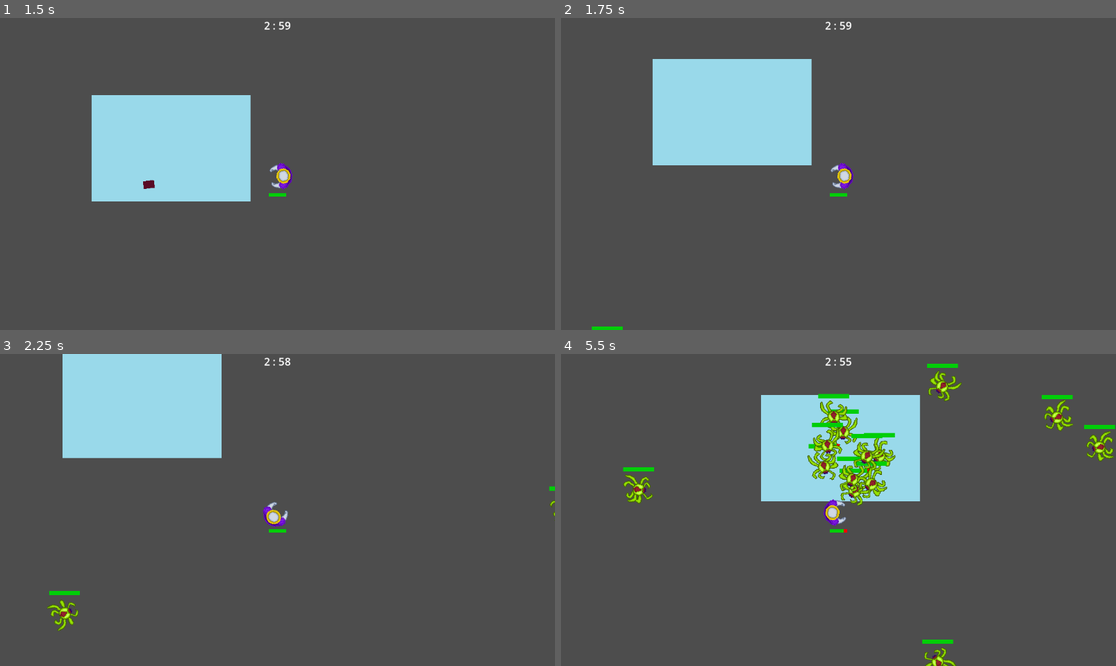
Above: before the commit, frames 1-4 (two rows, left to right).
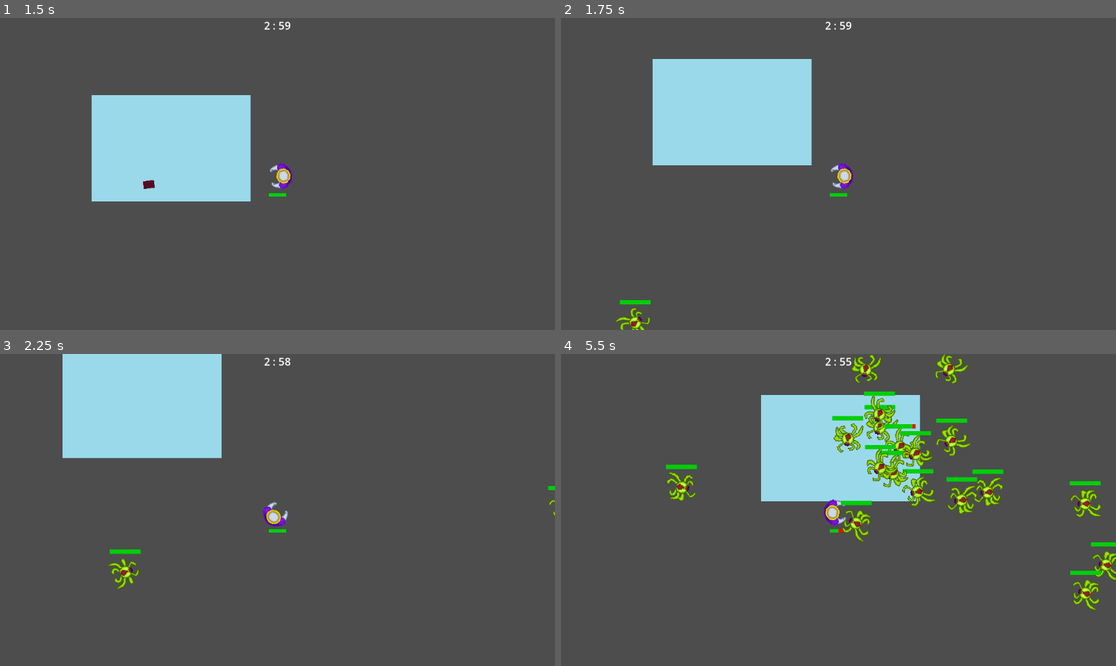
Above: after the commit, the same moments.

Repository: MichaelFar/Metalheads-and-Monarchs
Game: Godot game, scene res://Scenes/debug_ai_level.tscn
Same seed, same stepped clock (60 frames per second), same inputs: the game is played once before the commit and once after it.
Inputs (mouse positions are in pixels of both pictures, inside the frame that each line leads up to):
- Up to frame 1 (1.5 s): tap Enter at 0.5 s; move the mouse to (399, 158) at 0.52 s; hold D (Right) 0.53-1.28 s; tap M (spawn) at 0.6 s; move the mouse to (166, 189) at 1.27 s; hold S (Down) from 1.28 s (still down); click (166, 189) at 1.35 s
- Up to frame 2 (1.75 s): keep holding S (Down); tap M (spawn) at 1.55 s
- Up to frame 3 (2.25 s): move the mouse to (333, 441) at 2.02 s; release S (Down) at 2.03 s; hold D (Right) from 2.03 s (still down); tap Mouse wheel down (Switch_weapon_down) at 2.1 s
- Up to frame 4 (5.5 s): tap M (spawn) at 2.3, 3.05, 3.6, 4.35, 5.3 s; move the mouse to (810, 572) at 2.77 s; release D (Right) at 2.78 s; hold W (Up) 2.78-3.53 s; tap Mouse wheel up (Switch_weapon_up) at 2.85 s; move the mouse to (1005, 556) at 3.52 s; hold A (Left) 3.53-5.03 s; move the mouse to (672, 463) at 4.27 s; move the mouse to (866, 510) at 5.02 s; press the mouse at (866, 510) at 5.03 s; hold S (Down) from 5.03 s (still down)

Frame 1 is identical in both runs. In frame 2, 0.3% of the frame differs, in the area x 5-17%, y 90-100%; in frame 3, 0.7%; in frame 4, 9.0%, in the area x 11-100%, y 0-100%.

Commit message:
Added knockback system, added hit shader to enemies

Diff:
--- a/Scenes/chase_ai.tscn
+++ b/Scenes/chase_ai.tscn
@@ -1,5 +1,6 @@
-[gd_scene load_steps=13 format=3 uid="uid://dsxko2cc242t4"]
+[gd_scene load_steps=14 format=3 uid="uid://dsxko2cc242t4"]
 
+[ext_resource type="Material" uid="uid://p24j6lbe2e5d" path="res://Shaders/chase_ai.tres" id="1_c1ooj"]
 [ext_resource type="Script" path="res://Scripts/chase_ai.gd" id="1_gy7b7"]
 [ext_resource type="PackedScene" uid="uid://cscwrtnkcq8r5" path="res://Scenes/hurtbox.tscn" id="3_xa3rt"]
 [ext_resource type="PackedScene" uid="uid://8r5df653l7cy" path="res://Scenes/hitbox.tscn" id="4_0uwiy"]
@@ -16,6 +17,21 @@
 
 [sub_resource type="CircleShape2D" id="CircleShape2D_fsuof"]
 radius = 13.0
+
+[sub_resource type="Animation" id="Animation_63ymx"]
+length = 0.001
+tracks/0/type = "value"
+tracks/0/imported = false
+tracks/0/enabled = true
+tracks/0/path = NodePath("ArchidSpiderAnimationFinal113:frame")
+tracks/0/interp = 1
+tracks/0/loop_wrap = true
+tracks/0/keys = {
+"times": PackedFloat32Array(0),
+"transitions": PackedFloat32Array(1),
+"update": 1,
+"values": [0]
+}
 
 [sub_resource type="Animation" id="Animation_cw7xv"]
 resource_name = "walk"
@@ -35,28 +51,14 @@
 "values": [0, 1, 2, 3, 4, 5, 6, 7, 8, 9, 10]
 }
 
-[sub_resource type="Animation" id="Animation_63ymx"]
-length = 0.001
-tracks/0/type = "value"
-tracks/0/imported = false
-tracks/0/enabled = true
-tracks/0/path = NodePath("ArchidSpiderAnimationFinal113:frame")
-tracks/0/interp = 1
-tracks/0/loop_wrap = true
-tracks/0/keys = {
-"times": PackedFloat32Array(0),
-"transitions": PackedFloat32Array(1),
-"update": 1,
-"values": [0]
-}
-
 [sub_resource type="AnimationLibrary" id="AnimationLibrary_yqaev"]
 _data = {
 "RESET": SubResource("Animation_63ymx"),
 "walk": SubResource("Animation_cw7xv")
 }
 
-[node name="ChaseAI" type="CharacterBody2D" node_paths=PackedStringArray("RayCastContainer", "sprite", "healthbar", "animationPlayer")]
+[node name="ChaseAI" type="CharacterBody2D" node_paths=PackedStringArray("RayCastContainer", "sprite", "healthbar", "animationPlayer", "ShaderLoader")]
+material = ExtResource("1_c1ooj")
 collision_layer = 4
 collision_mask = 8
 motion_mode = 1
@@ -65,6 +67,7 @@
 sprite = NodePath("ArchidSpiderAnimationFinal113")
 healthbar = NodePath("Control/ProgressBar")
 animationPlayer = NodePath("AnimationPlayer")
+ShaderLoader = NodePath("ShaderLoader")
 
 [node name="Hurtbox" parent="." instance=ExtResource("3_xa3rt")]
 collision_layer = 8
@@ -72,6 +75,12 @@
 
 [node name="CollisionShape2D" parent="Hurtbox" index="0"]
 shape = SubResource("CapsuleShape2D_36rl7")
+
+[node name="ArchidSpiderAnimationFinal113" type="Sprite2D" parent="."]
+texture_filter = 1
+use_parent_material = true
+texture = ExtResource("6_1tjxg")
+hframes = 12
 
 [node name="Hitbox" parent="." instance=ExtResource("4_0uwiy")]
 
@@ -95,15 +104,12 @@
 offset_right = 82.0
 offset_bottom = -61.0
 
-[node name="ArchidSpiderAnimationFinal113" type="Sprite2D" parent="."]
-texture_filter = 1
-texture = ExtResource("6_1tjxg")
-hframes = 12
-
 [node name="AnimationPlayer" type="AnimationPlayer" parent="."]
 libraries = {
 "": SubResource("AnimationLibrary_yqaev")
 }
+
+[node name="ShaderLoader" type="ResourcePreloader" parent="."]
 
 [connection signal="area_entered" from="Hurtbox" to="." method="_on_hurtbox_area_entered"]
 
--- a/Scripts/chase_ai.gd
+++ b/Scripts/chase_ai.gd
@@ -3,7 +3,7 @@
 var playerNode = null
 
 @export var acceleration = 600.0
-@export var max_speed = 200.0
+@export var max_speed = 350.0
 @export var damage = 10
 @export var RayCastContainer : CharacterBody2D
 @export var raycast = true
@@ -11,7 +11,12 @@
 @export var health = 100.0
 @export var healthbar : ProgressBar
 @export var animationPlayer : AnimationPlayer
+@export var ShaderLoader : ResourcePreloader
 
+var shaderList = []
+
+var KBFrames = 0
+var KBApplied = false
 var frame = 0
 var shouldStop = false
 # Called when the node enters the scene tree for the first time.
@@ -20,7 +25,7 @@
 	healthbar.value = health
 	Globals.game_timer.game_complete.connect(freeze)
 	Globals.activeEnemies.append(self)
-
+	shaderList = ShaderLoader.get_resource_list()
 	random_speed()
 
 # Called every frame. 'delta' is the elapsed time since the previous frame.
@@ -33,16 +38,29 @@
 		Globals.activeEnemies.pop_at(Globals.activeEnemies.find(self))
 		queue_free()
 	if(!shouldStop):
+
 		var destination = playerNode.global_position - global_position
 
 		destination = destination.normalized()
+
 		if(raycast):
 			RayCastContainer.supplied_direction = destination
 
 			destination = RayCastContainer.suggestedVector
 
 		sprite.look_at(playerNode.global_position)
-		velocity = velocity.move_toward(destination * max_speed, delta * acceleration)
+
+		if(!KBApplied):
+
+			velocity = velocity.move_toward(destination * max_speed, delta * acceleration)
+		else:
+
+			KBFrames += 1
+			if(KBFrames / 5 == 1):
+				KBApplied = false
+
+				material.set_shader_parameter("applied", false)
+				print("Shader is now unapplied")
 		move_and_slide()
 
 
@@ -53,7 +71,12 @@
 		print("Hit enemy")
 		health -= area.get_parent().damage
 		healthbar.value = health
-
+		velocity = area.transform.x * (max_speed * area.get_parent().KBStrength / 3.0)
+		set_shader_time()
+		material.set_shader_parameter("applied", true)
+		KBFrames = 0
+		KBApplied = true
+		print("Shader is now applied")
 
 func get_node_type():
 	return "enemy"
@@ -64,3 +87,7 @@
 
 func freeze():
 	shouldStop = true
+
+func set_shader_time():
+
+	material.set_shader_parameter("start_time", Time.get_ticks_msec() / 1000.0)#Give time in seconds since engine has started
--- a/Scripts/playerbullet.gd
+++ b/Scripts/playerbullet.gd
@@ -2,11 +2,12 @@
 @export var speed = 2500
 
 @export var damage = 10.0
-
+@export var spreadRange : float = 500.0
+@export var KBStrength = 0.5 #This is multiplied by the enemy's max speed to get knockback value
 var yInfluence = 0.0
 var xInfluence = 0.0
 var influenceVector = Vector2.ZERO
-@export var spreadRange : float = 500.0
+
 func _ready():
 	look_at(transform.x)
 	var randObj = RandomNumberGenerator.new()
--- a/Scripts/spawner.gd
+++ b/Scripts/spawner.gd
@@ -30,17 +30,17 @@
 
 func spawn_enemies():
 	var randObj = RandomNumberGenerator.new()
+	if(Globals.activeEnemies.size() < 30):
+		for i in enemy_list:
 
-	for i in enemy_list:
+			var resource = enemyPreloader.get_resource(i)
+			var amount = randObj.randi_range(spawnMin, spawnMax)
 
-		var resource = enemyPreloader.get_resource(i)
-		var amount = randObj.randi_range(spawnMin, spawnMax)
+			for j in amount:
 
-		for j in amount:
-
-			var randx = randObj.randf_range(-1.0,1.0)
-			var randy = randObj.randf_range(-1.0,1.0)
-			var direction = Vector2(randx,randy).normalized()
-			var enemy = resource.instantiate()
-			Globals.currentLevel.add_child(enemy)
-			enemy.global_position = (spawn_magnitude * direction ) + global_position
+				var randx = randObj.randf_range(-1.0,1.0)
+				var randy = randObj.randf_range(-1.0,1.0)
+				var direction = Vector2(randx,randy).normalized()
+				var enemy = resource.instantiate()
+				Globals.currentLevel.add_child(enemy)
+				enemy.global_position = (spawn_magnitude * direction ) + global_position
--- /dev/null
+++ b/Shaders/chase_ai.tres
@@ -0,0 +1,12 @@
+[gd_resource type="ShaderMaterial" load_steps=2 format=3 uid="uid://p24j6lbe2e5d"]
+
+[ext_resource type="Shader" path="res://Shaders/player.gdshader" id="1_8nxnh"]
+
+[resource]
+resource_local_to_scene = true
+shader = ExtResource("1_8nxnh")
+shader_parameter/speed = 2.0
+shader_parameter/tint = Color(1, 0, 0, 1)
+shader_parameter/span = 1.0
+shader_parameter/start_time = 0.0
+shader_parameter/applied = false
--- /dev/null
+++ b/Shaders/player.gdshader
@@ -0,0 +1,31 @@
+shader_type canvas_item;
+
+uniform float speed = 3.;
+
+uniform vec4 tint : source_color = vec4(1., 1., 0., 1.);
+
+uniform float span : hint_range(0.1, 1.) = .3;
+
+uniform float start_time = 0.0;
+//const float start_time = TIME;
+uniform bool applied = false;
+float luminance(vec4 colour) {
+	return 1.0 - sqrt(0.299*colour.r*colour.r + 0.587*colour.g*colour.g + 0.114*colour.b*colour.b);
+}
+
+void fragment() {
+	vec4 colour = texture(TEXTURE, UV);
+		if(applied)
+		{
+			float actual_time = start_time - TIME;
+			float target = abs(sin(actual_time * PI * speed) * (1. + span));
+			if(colour.a > 0.)
+			{
+				float lum = luminance(colour);
+				float diff = abs(lum - target);
+				float mx = clamp(1. - diff / span, 0., 1.);
+				colour = mix(colour, tint, mx);
+			}
+		}
+	COLOR = colour;
+}
--- a/screen_text.gd
+++ b/screen_text.gd
@@ -13,7 +13,9 @@
 var seconds = 0
 var playerDied = false
 var endGame = false
+var frame = 0
 signal game_complete
+
 # Called when the node enters the scene tree for the first time.
 func _ready():
 	#position = Vector2(0.0, get_viewport().size.y)
@@ -23,8 +25,11 @@
 
 
 func _process(delta):
-	if(totalTimeSec == maxTime):
+	frame += 1
+	if(frame == 1):
 		Globals.player.has_died.connect(game_over)
+
+
 func _on_timer_timeout():
 	if(!playerDied && !endGame):
 		totalTimeSec -= 1
